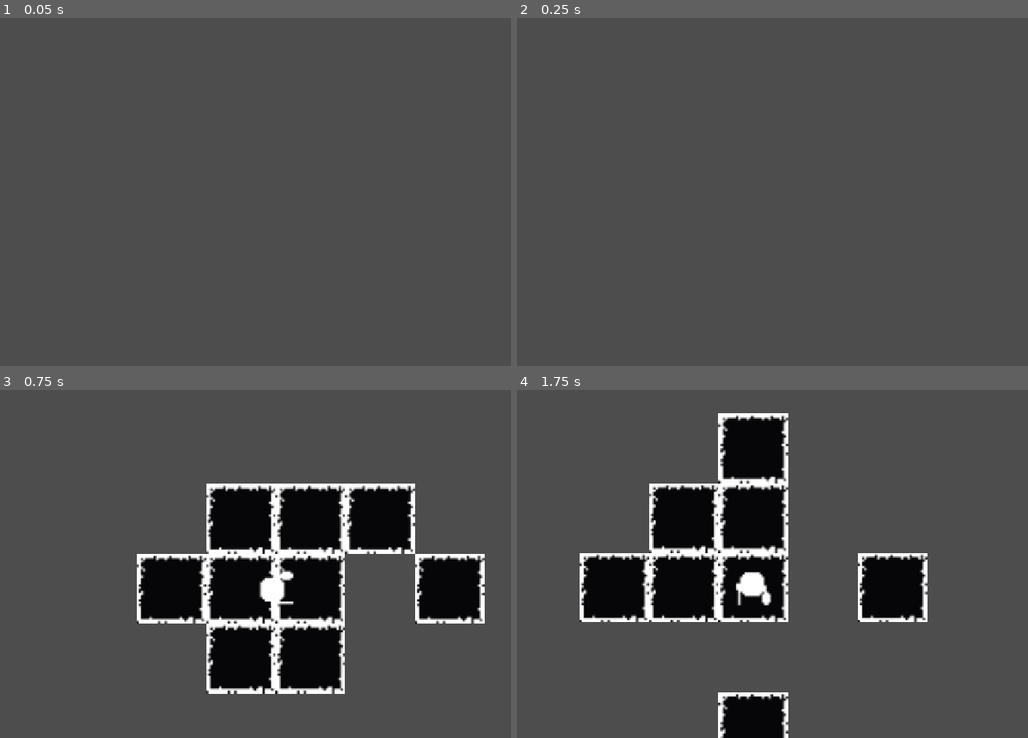
Above: before the commit, frames 1-4 (two rows, left to right).
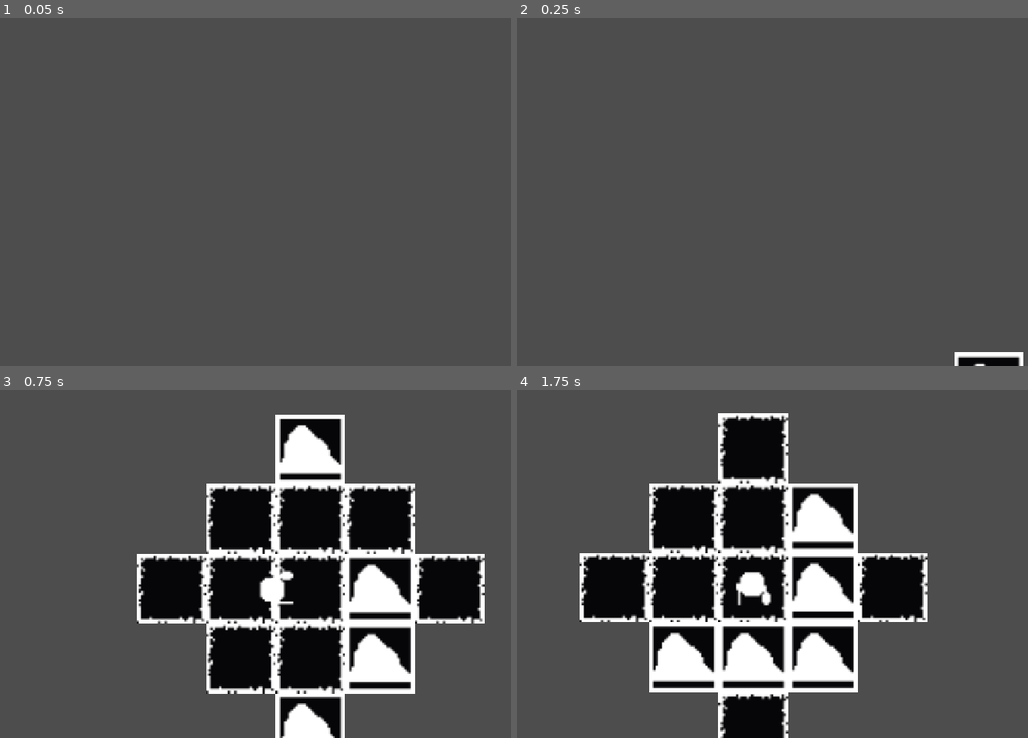
Above: after the commit, the same moments.

Repository: raysilent7/dot-adventures
Game: Godot game, scene res://board/objects/board.tscn
Two runs of this game, one before a commit and one after it. Both use one fixed random seed, a clock stepped at 60 frames per second and the inputs below.
Inputs:
- Up to frame 1 (0.05 s): no input
- Up to frame 2 (0.25 s): no input
- Up to frame 3 (0.75 s): hold D (right) from 0.53 s (still down)
- Up to frame 4 (1.75 s): release D (right) at 1.28 s; hold S (down) from 1.28 s (still down)

Frame 1 is identical in both runs. In frame 2, 0.5% of the frame differs, in the area x 85-100%, y 96-100%; in frame 3, 9.5%; in frame 4, 13%, in the area x 25-67%, y 26-87%.

Commit message:
adicionando preenchimento do mapa
adicionando preenchimento da area nao acessivel do mapa com tiles de "montanha" para deixar o mapa mais apresentavel

Diff:
--- a/board/objects/board.tscn
+++ b/board/objects/board.tscn
@@ -2,12 +2,14 @@
 
 [ext_resource type="Script" uid="uid://cfts8lbp3ci1t" path="res://board/scripts/board.gd" id="1_drnn6"]
 [ext_resource type="Texture2D" uid="uid://ccg2fv3maqqmh" path="res://board/objects/square.png" id="2_nlxxq"]
+[ext_resource type="Texture2D" uid="uid://doy5xbyrn1xge" path="res://board/objects/square mountain.png" id="3_ls1qu"]
 [ext_resource type="PackedScene" uid="uid://d1shvnbxdjalc" path="res://player/objects/player.tscn" id="3_s14mr"]
 
 [node name="board" type="Node2D" unique_id=231839482]
 z_index = -100
 script = ExtResource("1_drnn6")
 tileTexture = ExtResource("2_nlxxq")
+decorTexture = ExtResource("3_ls1qu")
 
 [node name="tiles" type="Node2D" parent="." unique_id=714023097]
 
--- a/board/scripts/board.gd
+++ b/board/scripts/board.gd
@@ -1,6 +1,7 @@
 extends Node2D
 
 @export var tileTexture: Texture2D
+@export var decorTexture: Texture2D
 @onready var player: Node2D = $player
 @onready var tiles: Node2D = $tiles
 
@@ -16,6 +17,7 @@
 func _ready():
 	generateMap()
 	drawMap()
+	fillEmptySpaces()
 	spawnPlayer()
 
 func generateMap():
@@ -58,11 +60,36 @@
 	updateVisibility(randomPos)
 
 func updateVisibility(playerTile: Vector2):
-	for pos in drawnTiles:
+	for pos in tileSprites:
 		var dist = pos.distance_to(playerTile)
 		var sprite = tileSprites[pos]
 
-		if dist <= visionRadius:
-			sprite.visible = true
-		else:
-			sprite.visible = false
+		sprite.visible = dist <= visionRadius
+
+func fillEmptySpaces():
+	var min_x = 99999
+	var max_x = -99999
+	var min_y = 99999
+	var max_y = -99999
+
+	for pos in map.keys():
+		min_x = min(min_x, pos.x)
+		max_x = max(max_x, pos.x)
+		min_y = min(min_y, pos.y)
+		max_y = max(max_y, pos.y)
+
+	min_x -= 4
+	max_x += 4
+	min_y -= 4
+	max_y += 4
+
+	for x in range(min_x, max_x + 4):
+		for y in range(min_y, max_y + 4):
+			var pos = Vector2(x, y)
+
+			if not map.has(pos):
+				var tile = Sprite2D.new()
+				tile.texture = decorTexture
+				tile.position = pos * tileSize + GameState.offset + GameState.diff
+				tiles.add_child(tile)
+				tileSprites[pos] = tile
Binary file added: board/objects/square mountain.png
Not shown, added: board/objects/square mountain.png.import
